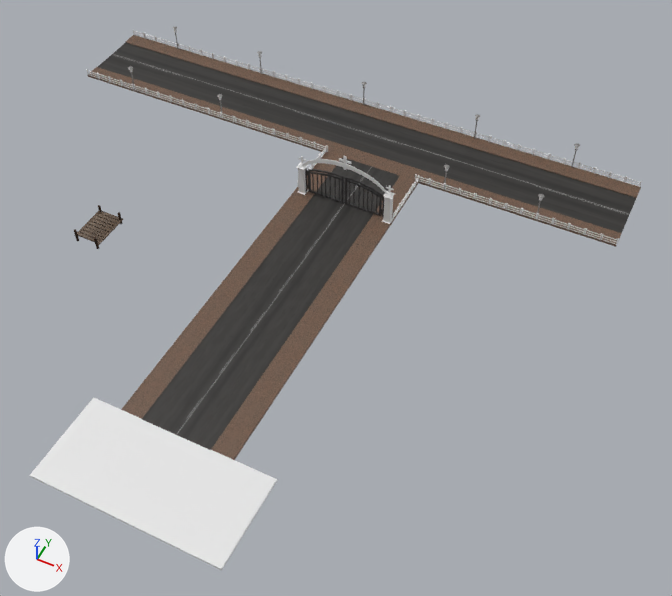
One commit to the FBX model Assets/Terrain.fbx: the scene before it, then after it.
The view is the same before and after, from a camera (50 mm lens) standing at (40.8, -82.5, 75.8) and looking at (10.1, -20.9, -1.1). The lights are fixed; the arrows at lower left show +X, +Y and +Z. Where no turn or scale is listed for an object, it has been applied to the vertices.

Objects in the first picture: 'Boot Steeg', 'Gehweg', 'Straße', 'Straße 2', 'Straße.001', 'Tor aus Stahl', 'Zaun'.
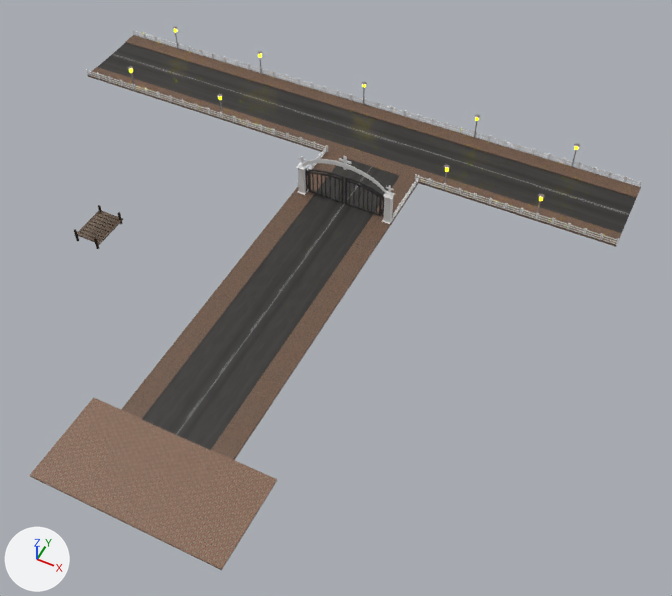
Changed parts and their boxes (x1, y1, x2, y2) in the pictures (672 x 596 px):
'Straße.001', recoloured (white to brown): (30, 397, 277, 570) in both

Edits to the bpy script that builds the scene:
```text
Add img_haus_eingang_boden_material__jpg:
    img_haus_eingang_boden_material__jpg = load_image('Haus Eingang Boden Material .jpg', 'Textures/Haus Eingang Boden Material .jpg', 2048, 2048, 'sRGB')
Add mat_material:
    mat_material = principled_material('Material')
    mat_material.texture = img_haus_eingang_boden_material__jpg
Change me_cube_002:
    where me_cube_002.from_pydata(...)  # 8 vertices, 6 faces; spans x -8.3..12.6, y -9.9..0.1, z -0.1..0.1
    add me_cube_002.materials.append(mat_material)  # picture img_haus_eingang_boden_material__jpg
```
